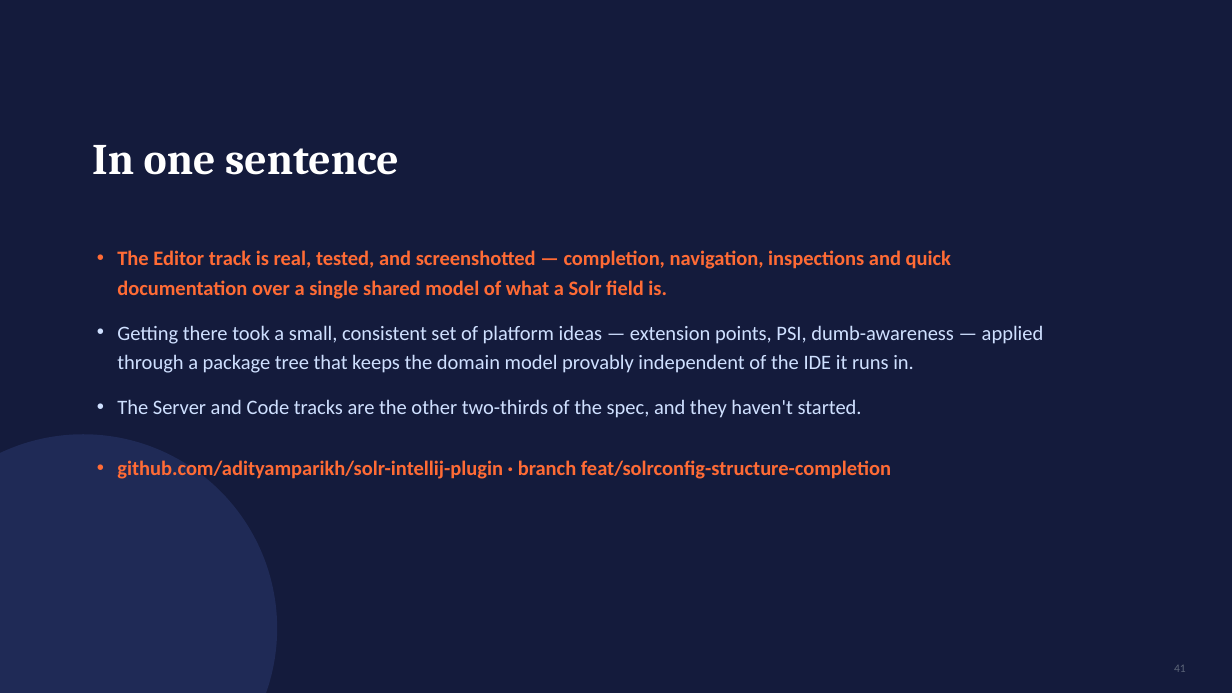
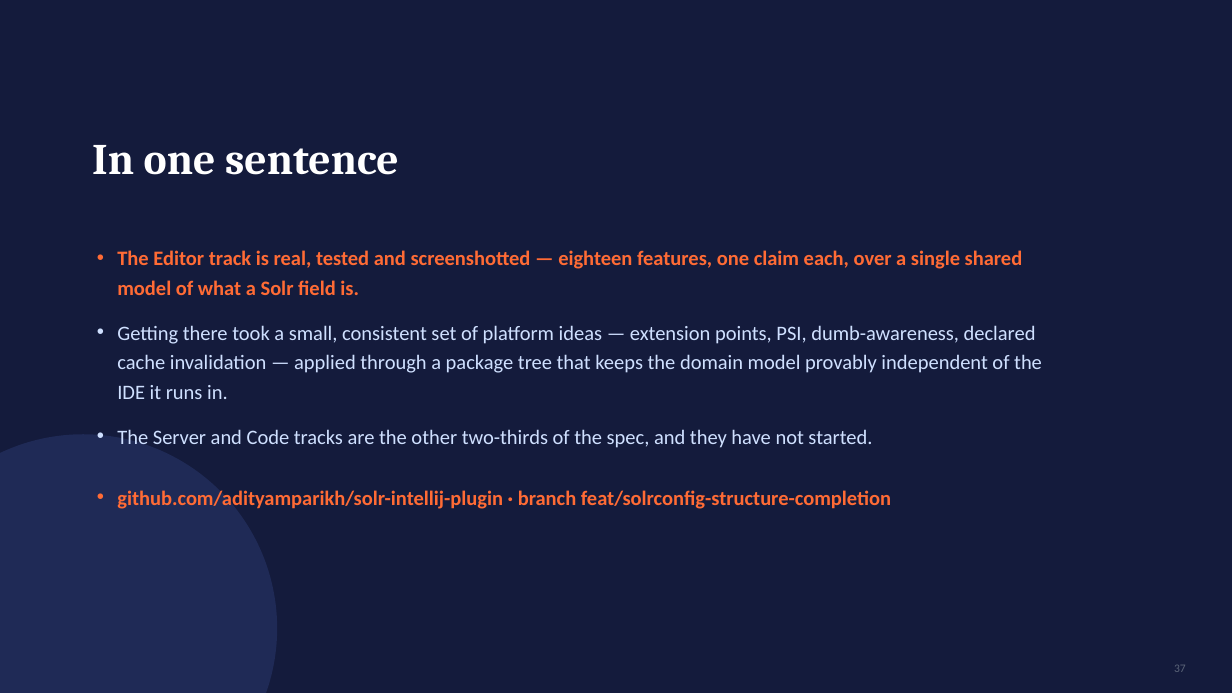
Before and after one commit to adityamparikh/solr-intellij-plugin, a slide deck: slide 37 of docs/presentation/solr-intellij-plugin.pptx (slide 41 before the commit). Drawn at 1232x693 pixels with LibreOffice and Linux fonts; fonts in the diff are those of the drawing. Boxes give left, top, right and bottom in pixels: in the first picture for what was removed or moved away, otherwise in the second. Text is boxed around its words. In the diff, an @@ line names an element or a change of style, - is before the commit and + after.

```diff
--- a/docs/presentation/solr-intellij-plugin.pptx
+++ b/docs/presentation/solr-intellij-plugin.pptx
@@ text at (x1=117, y1=250, x2=1042, y2=448): text changed @@
-• The Editor track is real, tested, and screenshotted — completion, navigation, inspections and quick documentation over a single shared model of what a Solr field is.
-• Getting there took a small, consistent set of platform ideas — extension points, PSI, dumb-awareness — applied through a package tree that keeps the domain model provably independent of the IDE it runs in.
-• The Server and Code tracks are the other two-thirds of the spec, and they haven't started.
+• The Editor track is real, tested and screenshotted — eighteen features, one claim each, over a single shared model of what a Solr field is.
+• Getting there took a small, consistent set of platform ideas — extension points, PSI, dumb-awareness, declared cache invalidation — applied through a package tree that keeps the domain model provably independent of the IDE it runs in.
+• The Server and Code tracks are the other two-thirds of the spec, and they have not started.
@@ text at (x1=1174, y1=665, x2=1186, y2=672): text changed @@
-41
+37
```
Also in this commit, not shown: 7 other slides changed, 29 slides added, 33 slides removed, 2 other files.
